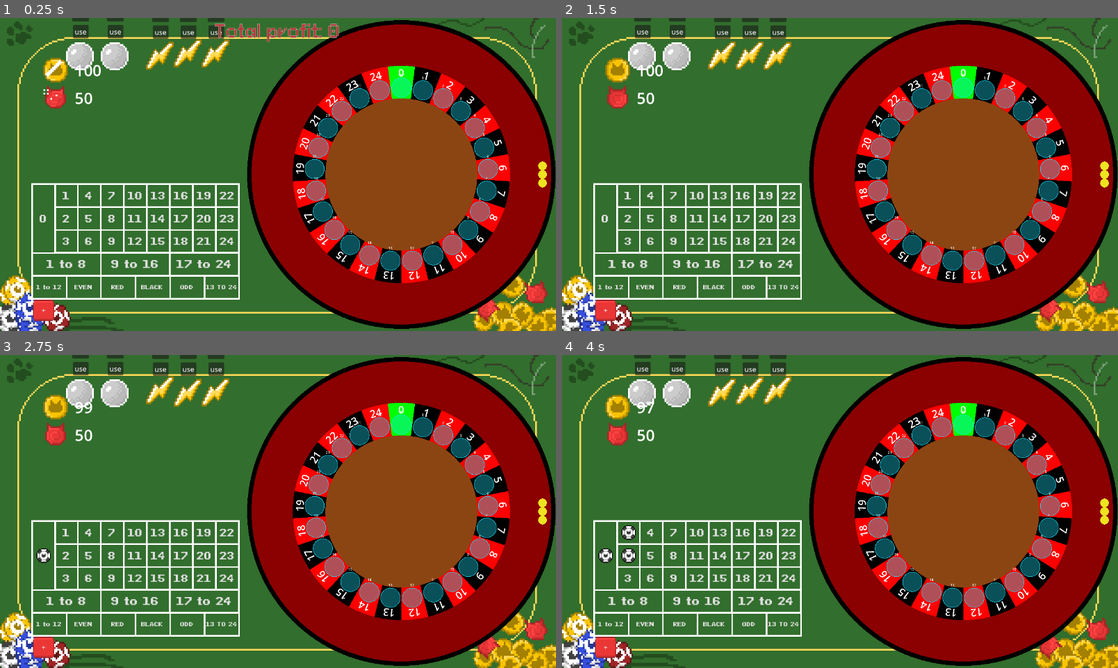
Above: before the commit, frames 1-4 (two rows, left to right).
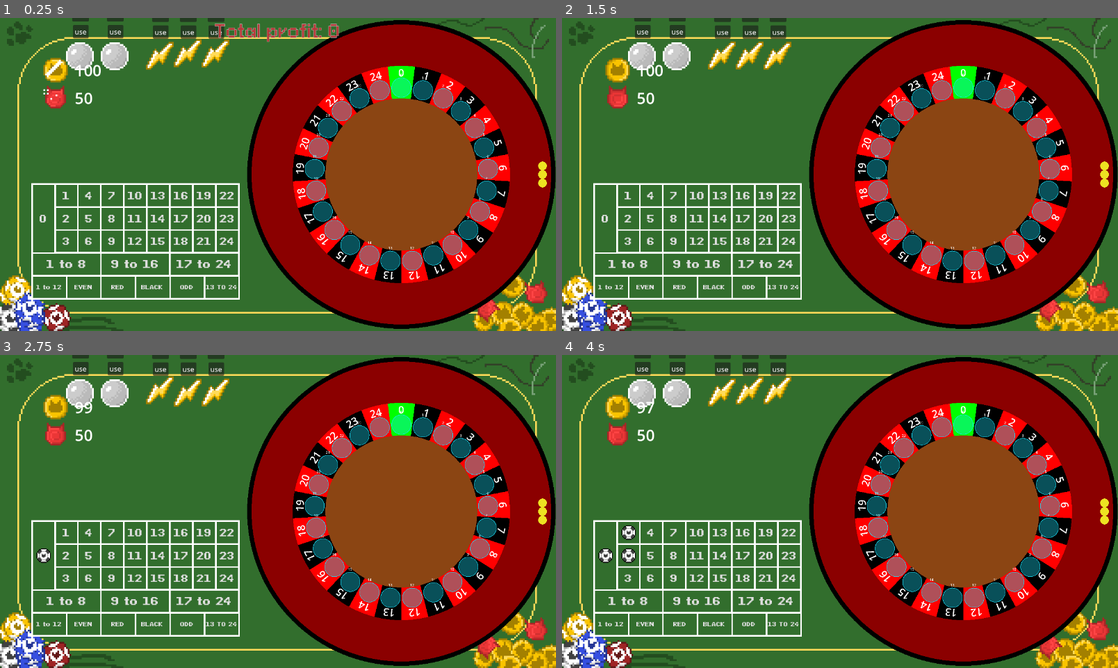
Above: after the commit, the same moments.

Repository: DuneRanger/Very-Serious-GameJam-2026
Game: Godot game, scene res://scenes/game/game_scene/game_scene.tscn
Same seed, same stepped clock (60 frames per second), same inputs: the game is played once before the commit and once after it. Sound files missing from this copy of the repository are replaced by a short silence.
Inputs (mouse positions are in pixels of both pictures, inside the frame that each line leads up to):
- Up to frame 1 (0.25 s): no input
- Up to frame 2 (1.5 s): click (606, 309) at 0.5 s, where only the run before the commit has a clickable "+"; click (606, 309) at 1.25 s, where only the run before the commit has a clickable "-"
- Up to frame 3 (2.75 s): click "0" at 2 s
- Up to frame 4 (4 s): click "1" at 2.75 s; click "2" at 3.5 s

The runs differ from the first frame. In frame 1, 0.3% of the frame differs, in the area x 5-10%, y 90-97%; in frame 2, 0.3%; in frame 3, 0.3%; in frame 4, 0.3%.

Commit message:
small ui changes to boost system

Diff:
--- a/scenes/game/game_scene/betting_system/betting_system.tscn
+++ b/scenes/game/game_scene/betting_system/betting_system.tscn
@@ -29,6 +29,7 @@
 color = Color(1.01, 1.01, 1.01, 1)
 
 [node name="IncrementToggle" type="Button" parent="." unique_id=610838021]
+visible = false
 offset_right = 8.0
 offset_bottom = 8.0
 theme_override_styles/normal = SubResource("StyleBoxTexture_60oc5")
--- a/scenes/game/game_scene/boost_bar/BoostSystem.tscn
+++ b/scenes/game/game_scene/boost_bar/BoostSystem.tscn
@@ -37,11 +37,11 @@
 offset_bottom = 402.0
 theme_override_colors/font_color = Color(1, 1, 1, 1)
 theme_override_fonts/font = ExtResource("2_alnvv")
-theme_override_font_sizes/font_size = 29
+theme_override_font_sizes/font_size = 27
 theme_override_styles/normal = SubResource("StyleBoxTexture_ofgc5")
 theme_override_styles/pressed = SubResource("StyleBoxTexture_il4g5")
 theme_override_styles/hover = SubResource("StyleBoxTexture_ydvnx")
-text = "OKAY"
+text = "ACCEPT"
 
 [node name="UnHappyButton" type="Button" parent="." unique_id=2008763814]
 offset_left = 933.0
@@ -50,7 +50,7 @@
 offset_bottom = 402.0
 theme_override_colors/font_color = Color(1, 1, 1, 1)
 theme_override_fonts/font = ExtResource("2_alnvv")
-theme_override_font_sizes/font_size = 29
+theme_override_font_sizes/font_size = 27
 theme_override_styles/normal = SubResource("StyleBoxTexture_ofgc5")
 theme_override_styles/pressed = SubResource("StyleBoxTexture_il4g5")
 theme_override_styles/hover = SubResource("StyleBoxTexture_ydvnx")
--- a/scenes/game/game_scene/boost_bar/boost_system.gd
+++ b/scenes/game/game_scene/boost_bar/boost_system.gd
@@ -12,6 +12,7 @@
 
 
 func start_system() -> void:
+	$boost_bar.visible = false
 	$HappyButton.visible = true
 	$UnHappyButton.visible = true
 
